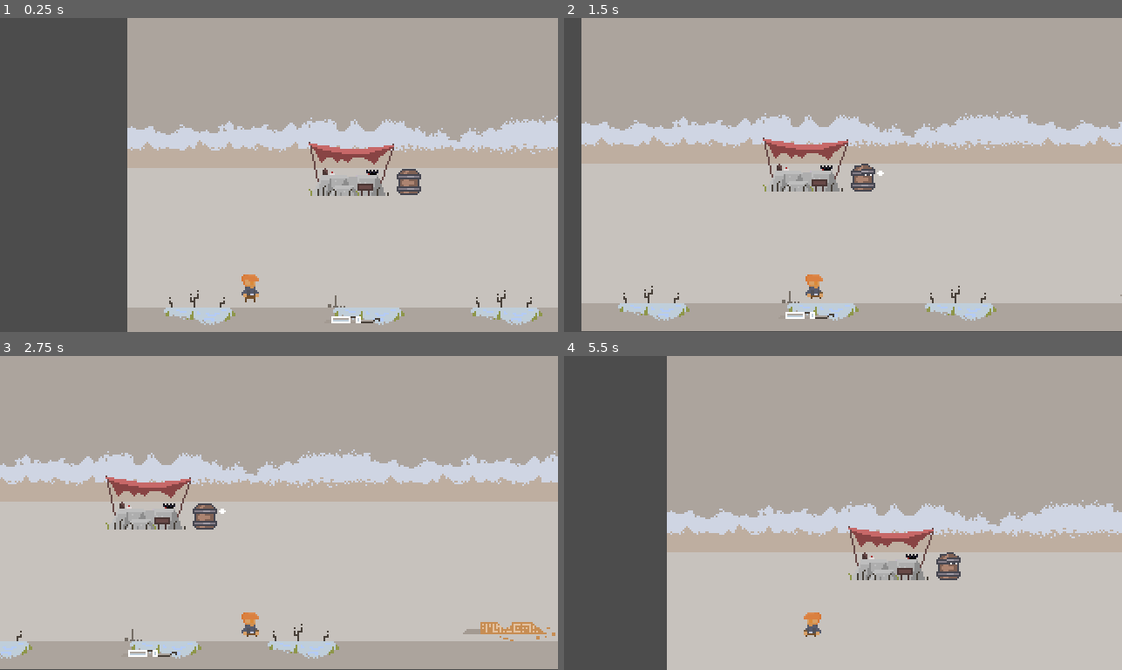
Above: before the commit, frames 1-4 (two rows, left to right).
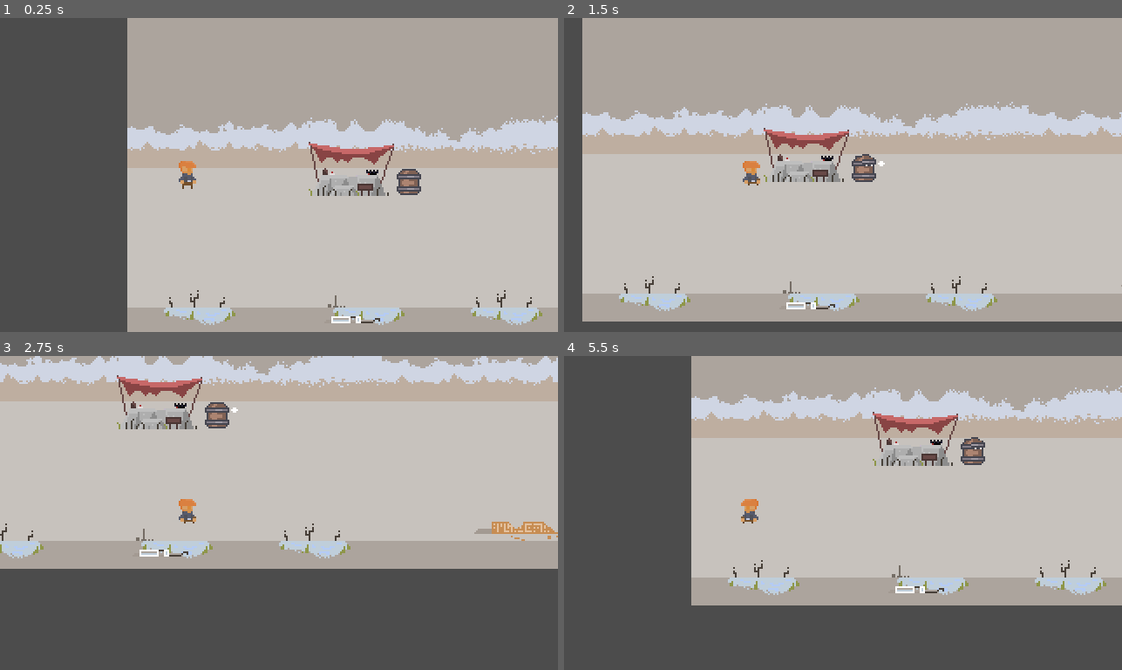
Above: after the commit, the same moments.

Repository: Flipez/scrap-race
Game: Godot game, scene res://Spaceship.tscn
Same seed, same stepped clock (60 frames per second), same inputs: the game is played once before the commit and once after it.
Inputs:
- Up to frame 1 (0.25 s): no input
- Up to frame 2 (1.5 s): tap Enter at 0.5 s; hold Right (ui_right) 0.53-1.28 s; hold Down (ui_down) from 1.28 s (still down)
- Up to frame 3 (2.75 s): release Down (ui_down) at 2.03 s; hold Right (ui_right) from 2.03 s (still down)
- Up to frame 4 (5.5 s): release Right (ui_right) at 2.78 s; hold Up (ui_up) 2.78-3.53 s; hold Left (ui_left) 3.53-5.03 s; hold Down (ui_down) from 5.03 s (still down)

The runs differ from the first frame. In frame 1, 0.4% of the frame differs, in the area x 32-47%, y 45-91%; in frame 2, 18%; in frame 3, 81%, in the area x 0-100%, y 0-100%; in frame 4, 61%.

Commit message:
add bg music

Diff:
--- a/Player.tscn
+++ b/Player.tscn
@@ -91,10 +91,11 @@
 extents = Vector2( 7.96487, 3.49791 )
 
 [node name="Player" type="KinematicBody2D"]
+position = Vector2( 0, 7.62939e-06 )
 script = ExtResource( 2 )
 
 [node name="Sprite" type="Sprite" parent="."]
-position = Vector2( 35.4715, 57.0967 )
+position = Vector2( -0.569214, -7.97676 )
 texture = ExtResource( 1 )
 offset = Vector2( 20, 0 )
 vframes = 4
@@ -105,11 +106,11 @@
 anims/RunRight = SubResource( 2 )
 
 [node name="CollisionShape2D" type="CollisionShape2D" parent="."]
-position = Vector2( 35.8551, 66.273 )
+position = Vector2( 0.481827, 0.532104 )
 shape = SubResource( 3 )
 
 [node name="Area2D" type="Area2D" parent="."]
-position = Vector2( 35.9594, 27.7187 )
+position = Vector2( 7, -5.319 )
 collision_mask = 33
 
 [node name="InteractionTimer" type="Timer" parent="Area2D"]
@@ -117,7 +118,7 @@
 one_shot = true
 
 [node name="InteractionArea" type="CollisionShape2D" parent="Area2D"]
-position = Vector2( 7, 30.481 )
+position = Vector2( 0.325806, 0.113401 )
 shape = SubResource( 4 )
 disabled = true
 
--- a/Spaceship.tscn
+++ b/Spaceship.tscn
@@ -6,6 +6,7 @@
 [ext_resource path="res://scenes/Merchant.tscn" type="PackedScene" id=4]
 [ext_resource path="res://Tilesets/SCi-fi assets planet one.png" type="Texture" id=5]
 [ext_resource path="res://scenes/Barrel.tscn" type="PackedScene" id=6]
+[ext_resource path="res://assets/MachinimaSound.com_-_Dystopia.mp3" type="AudioStream" id=7]
 
 [sub_resource type="ConvexPolygonShape2D" id=6]
 points = PoolVector2Array( 16, 16, 0, 16, 0, 0, 16, 0 )
@@ -594,3 +595,8 @@
 [node name="Dice" parent="." instance=ExtResource( 3 )]
 position = Vector2( 730.103, 390.05 )
 scale = Vector2( 0.3, 0.3 )
+
+[node name="AudioStreamPlayer" type="AudioStreamPlayer" parent="."]
+stream = ExtResource( 7 )
+volume_db = -19.184
+autoplay = true
Not shown: 1 places in Spaceship.tscn that only renumber resources
Not shown, added: assets/MachinimaSound.com_-_Dystopia.mp3.import
Not shown, added: assets/MachinimaSound.com_-_Dystopia.mp3
